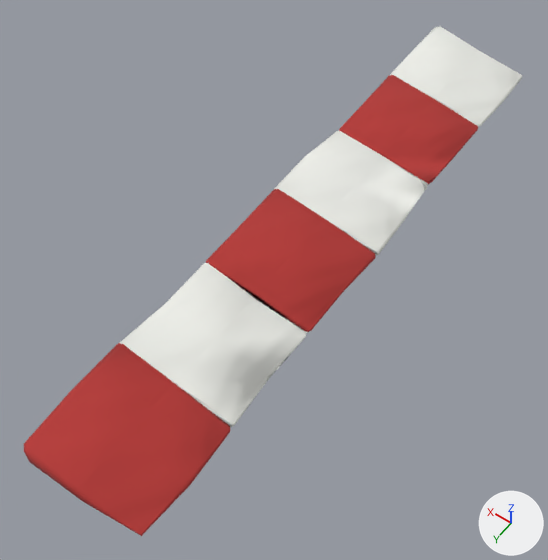
A saved change to the glTF model assets/styles/bright_clay/models/curb.glb.
Rendered twice from a 50 mm lens placed at (-1.11, 1.92, 2.49), pointed at (0.06, 0.29, -0.09). Every picture has the same lights, and +X, +Y and +Z are marked at lower right. The first picture is the older version. Where no turn or scale is listed for an object, it has been applied to the vertices. Vertices at exactly the same position are counted once.

In view in the first picture: 'Body.008'.
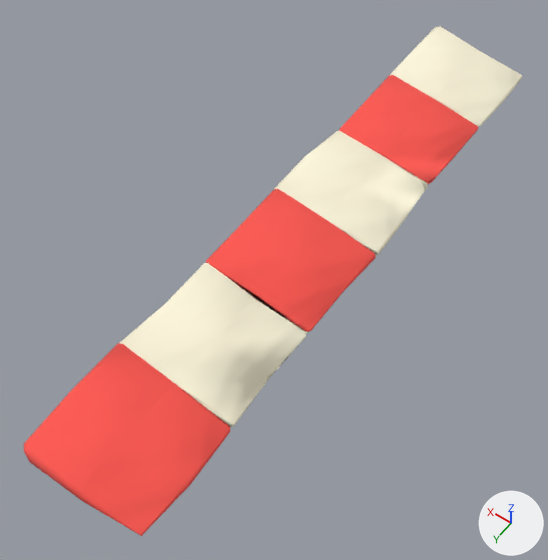
Where the change shows, as pixel boxes (x1, y1, x2, y2) in the pictures (548 x 560 px):
part 1 of me_kerb_block_004, recoloured (white to pale yellow)
    both: (120, 26, 522, 427)
part 2 of me_kerb_block_004, recoloured (lighter)
    both: (24, 75, 478, 536)

What changed in the scene script:
```text
Change me_kerb_block_004:
    where me_kerb_block_004.from_pydata(...)  # 294 vertices, 624 faces; spans x -0.27..0.27, y -1.5..1.5, z 0.0..0.14
    used by ob_body_008; location = (0.0, 0.0, 0.0)
    me_kerb_block_004 part 1: 312 faces centred in x -0.27..0.27, y -1.49..1.0, z 0.0..0.13 are repainted in the vertex colours; the middle colour goes from white #edeee8 to pale yellow #fff7dc
    me_kerb_block_004 part 2: 312 faces centred in x -0.27..0.27, y -0.98..1.5, z 0.0..0.13 are repainted in the vertex colours; the middle colour goes from red #b43633 to red #ff574f
```
